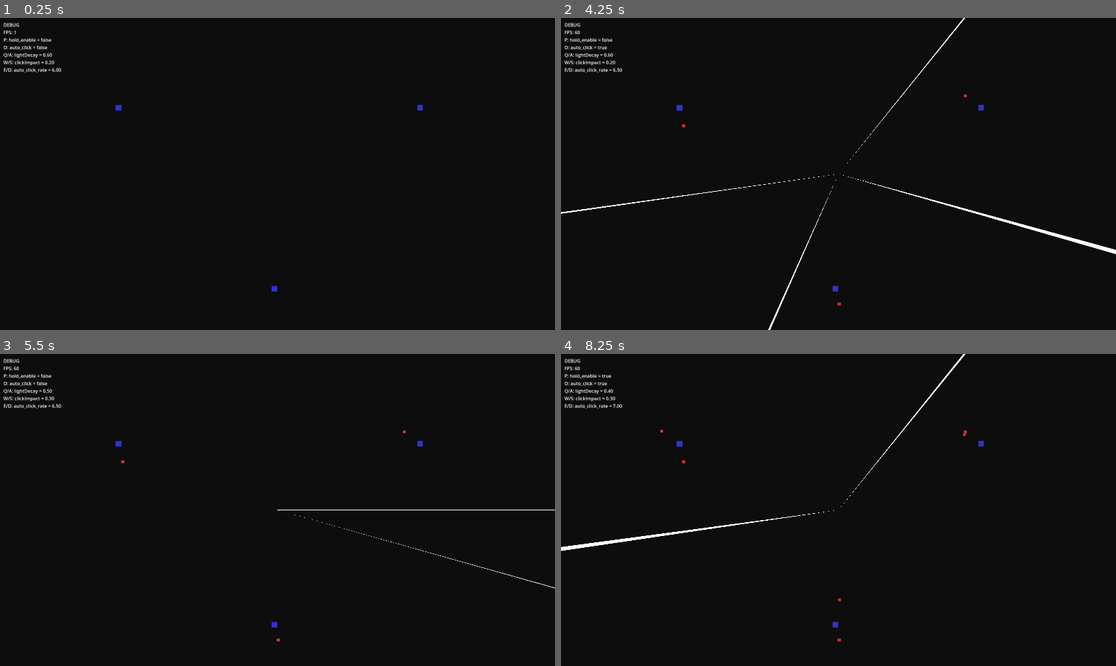
Above: before the commit, frames 1-4 (two rows, left to right).
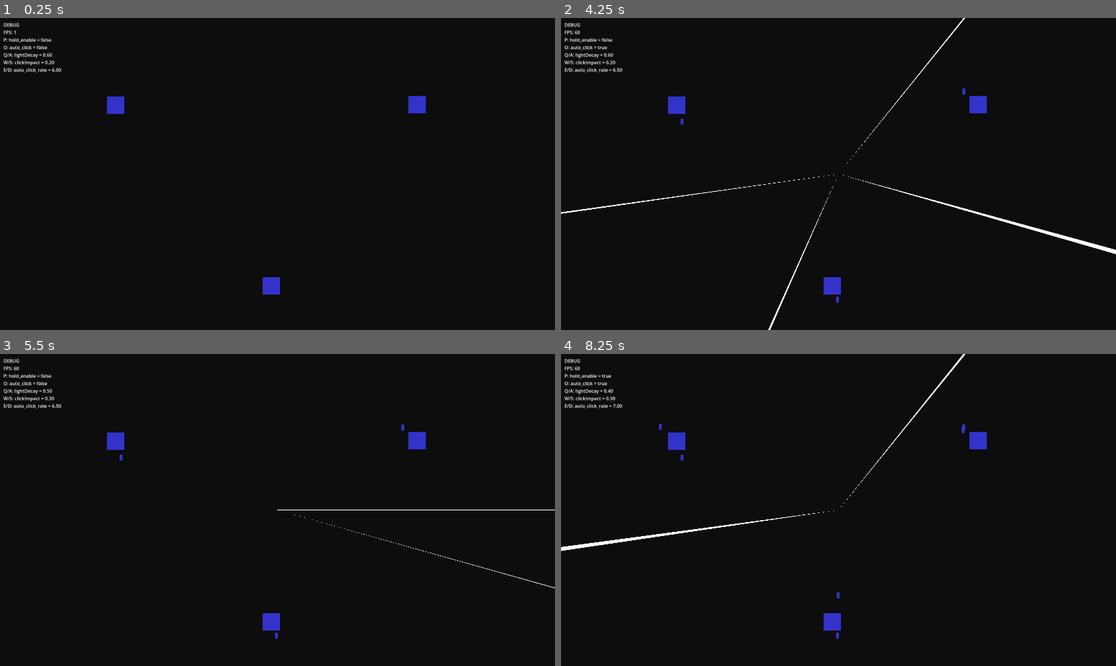
Above: after the commit, the same moments.

Repository: amirblum/OrHaolam-JLM2025
Game: Godot game, scene res://scenes/main/Main.tscn
The game is run twice, just before and just after one commit, with the same random seed, the same clock (stepped at 60 frames per second) and the same inputs.
Inputs (mouse positions are in pixels of both pictures, inside the frame that each line leads up to):
- Up to frame 1 (0.25 s): no input
- Up to frame 2 (4.25 s): tap Enter at 0.5 s; move the mouse to (960, 158) at 0.52 s; hold D 0.53-1.28 s; tap P at 0.6, 3.6 s; click (960, 158) at 0.67 s; tap Space at 0.77, 1.52, 3.02, 3.77 s; move the mouse to (727, 189) at 1.27 s; hold S 1.28-2.03 s; tap O at 1.35 s; move the mouse to (894, 105) at 2.02 s; hold D 2.03-2.78 s; tap Q at 2.1 s; move the mouse to (810, 236) at 2.77 s; hold W 2.78-3.53 s; tap E at 2.85 s; click (810, 236) at 2.92 s; move the mouse to (1005, 220) at 3.52 s; hold A from 3.53 s (still down)
- Up to frame 3 (5.5 s): move the mouse to (111, 463) at 4.27 s; tap O at 4.35 s; tap Space at 4.52 s; move the mouse to (305, 510) at 5.02 s; release A at 5.03 s; hold S from 5.03 s (still down); tap Q at 5.1 s; click (305, 510) at 5.17 s
- Up to frame 4 (8.25 s): move the mouse to (755, 432) at 5.77 s; release S at 5.78 s; hold D 5.78-6.53 s; tap E at 5.85 s; tap Space at 6.02, 6.77, 7.52 s; move the mouse to (960, 494) at 6.52 s; hold W 6.53-7.28 s; tap P at 6.6 s; move the mouse to (727, 525) at 7.27 s; hold D 7.28-8.03 s; tap O at 7.35 s; click (727, 525) at 7.42 s; move the mouse to (894, 441) at 8.02 s; hold S from 8.03 s (still down); tap Q at 8.1 s

The runs differ from the first frame. In frame 1, 0.5% of the frame differs, in the area x 19-77%, y 24-89%; in frame 2, 0.5%; in frame 3, 0.5%; in frame 4, 0.6%, in the area x 17-77%, y 22-93%.

Commit message:
Changed city and person visuals

Diff:
--- a/scenes/city/City.tscn
+++ b/scenes/city/City.tscn
@@ -1,11 +1,21 @@
-[gd_scene load_steps=2 format=3]
+[gd_scene load_steps=2 format=3 uid="uid://d3s05mucicfji"]
 
-[ext_resource type="Script" path="res://scenes/city/City.gd" id="1_city"]
+[ext_resource type="Script" uid="uid://dmm8n0jgou47a" path="res://scenes/city/City.gd" id="1_city"]
 
 [node name="City" type="Node2D"]
 script = ExtResource("1_city")
 
 [node name="Visual" type="ColorRect" parent="."]
-offset_right = 20.0
-offset_bottom = 20.0
+anchors_preset = 8
+anchor_left = 0.5
+anchor_top = 0.5
+anchor_right = 0.5
+anchor_bottom = 0.5
+offset_left = -30.0
+offset_top = -30.0
+offset_right = -10.0
+offset_bottom = -10.0
+grow_horizontal = 2
+grow_vertical = 2
+scale = Vector2(3, 3)
 color = Color(0.2, 0.2, 0.8, 1)
--- a/scenes/person/Person.tscn
+++ b/scenes/person/Person.tscn
@@ -1,11 +1,21 @@
-[gd_scene load_steps=2 format=3]
+[gd_scene load_steps=2 format=3 uid="uid://u5xrqfthhtgo"]
 
-[ext_resource type="Script" path="res://scenes/person/Person.gd" id="1_person"]
+[ext_resource type="Script" uid="uid://buhe673o0scuc" path="res://scenes/person/Person.gd" id="1_person"]
 
 [node name="Person" type="Node2D"]
 script = ExtResource("1_person")
 
 [node name="Visual" type="ColorRect" parent="."]
-offset_right = 10.0
-offset_bottom = 10.0
-color = Color(0.8, 0.2, 0.2, 1)
+anchors_preset = 8
+anchor_left = 0.5
+anchor_top = 0.5
+anchor_right = 0.5
+anchor_bottom = 0.5
+offset_left = -5.0
+offset_top = -20.0
+offset_right = 5.0
+offset_bottom = -10.0
+grow_horizontal = 2
+grow_vertical = 2
+scale = Vector2(1, 2)
+color = Color(0.2, 0.2, 0.8, 1)
